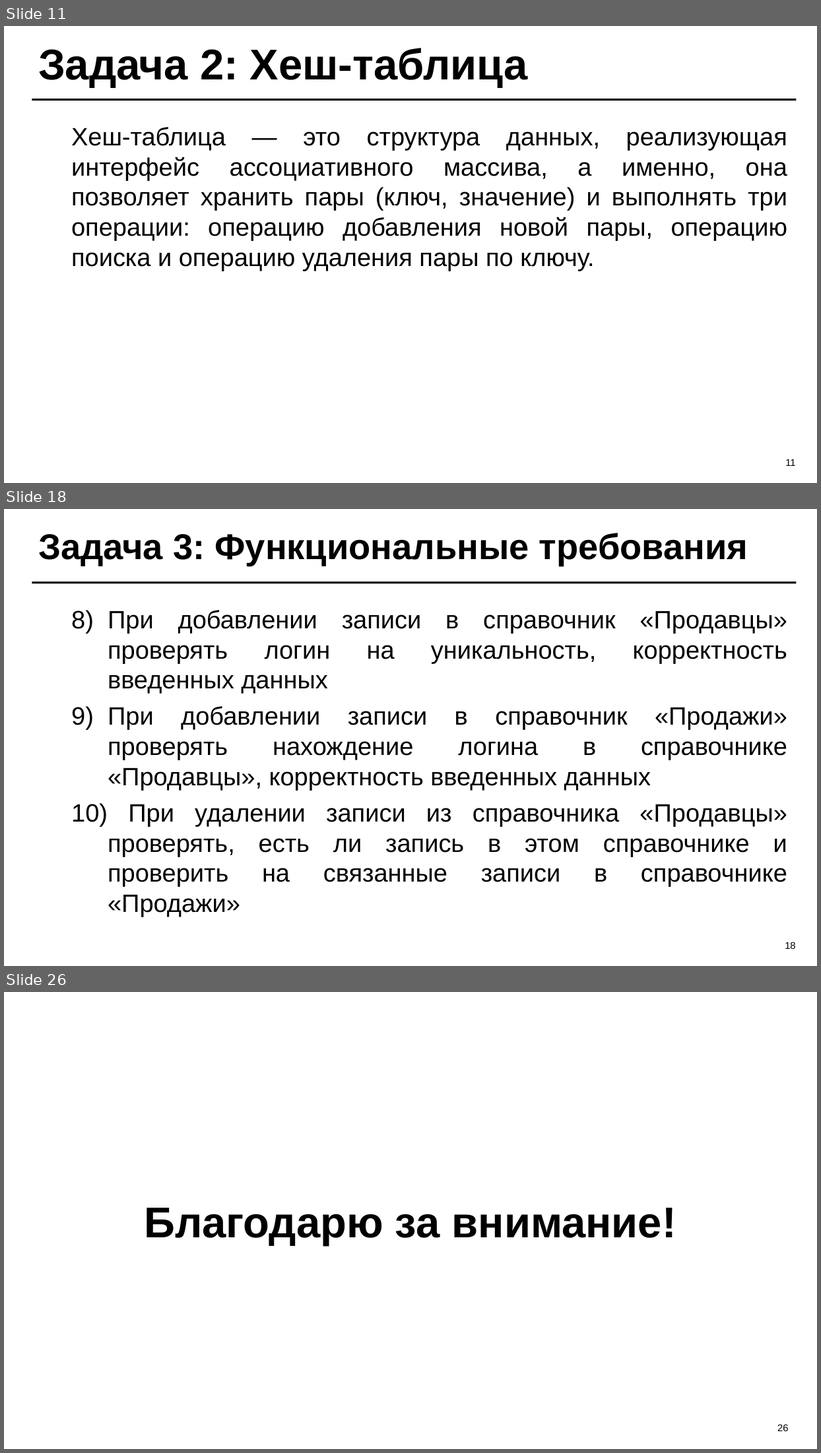
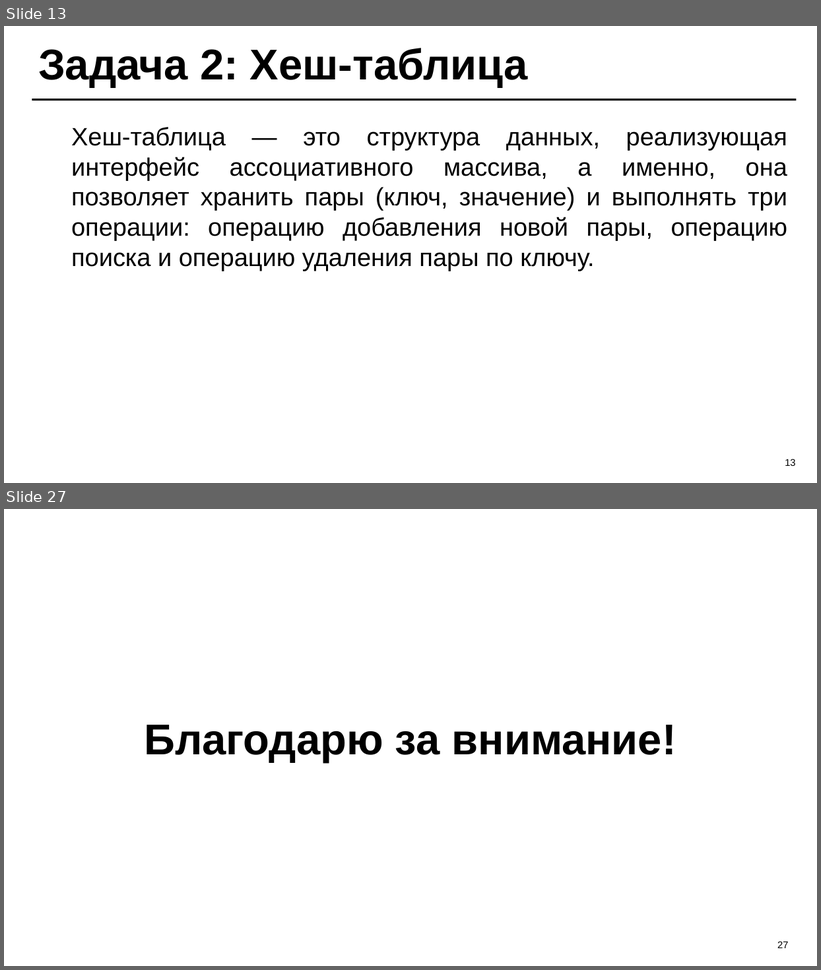
Before and after one commit to TheFusterMan/KursProject, a slide deck: Курсовой проект 2025 - ИС Юридическая фирма Б9123-09.03.04.ppt. Shown one above the other, each under a label of ours: slides 11, 18 and 26 before the commit, slides 13 and 27 after it; the slides between them are not shown. The pictures are 821x1453 and 821x970 pixels, drawn with LibreOffice and Linux fonts; fonts in the diff are those of the drawing; background and template pictures are left out. Boxes give left, top, right and bottom in pixels: in the first picture for what was removed or moved away, otherwise in the second. Text is boxed around its words. In the diff, an @@ line names an element or a change of style, - is before the commit and + after.

```diff
--- a/Курсовой проект 2025 - ИС Юридическая фирма Б9123-09.03.04.ppt
+++ b/Курсовой проект 2025 - ИС Юридическая фирма Б9123-09.03.04.ppt
@@ slide 18 removed at box(4, 509, 817, 966), background #FFFFFF; not listed: 1 template element that a slide beside it also shows @@
@@ title removed at box(38, 533, 748, 566) @@
-Задача 3: Функциональные требования
@@ text removed at box(108, 610, 787, 917) @@
-8) При добавлении записи в справочник «Продавцы» проверять логин на уникальность, корректность введенных данных
-9) При добавлении записи в справочник «Продажи» проверять нахождение логина в справочнике «Продавцы», корректность введенных данных
-10) При удалении записи из справочника «Продавцы» проверять, есть ли запись в этом справочнике и проверить на связанные записи в справочнике «Продажи»
@@ page number removed at box(785, 942, 795, 949) @@
-18
@@ what was slide 11 is now slide 13 @@
@@ page number at box(785, 459, 795, 466): text changed @@
-11
+13
@@ what was slide 26 is now slide 27 @@
@@ page number at box(778, 941, 788, 949): text changed @@
-26
+27
```
Also in this commit, not shown: 17 slides changed, 7 slides added, 5 other slides removed, 7 other files.
